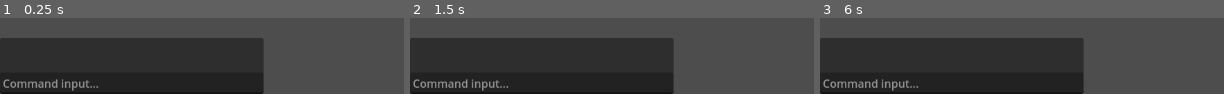
Above: before the commit, frames 1-3 (left to right).
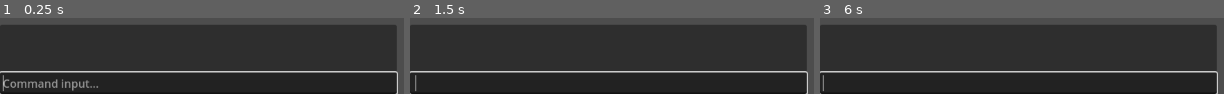
Above: after the commit, the same moments.

Repository: Re50N4NC3/godot4-console-manager
Game: Godot game, scene res://Console/Examples/JustConsole.tscn
The game is run twice, just before and just after one commit, with the same random seed, the same clock (stepped at 60 frames per second) and the same inputs. The project has no main scene, so this scene is started directly.
Inputs:
- Up to frame 1 (0.25 s): no input
- Up to frame 2 (1.5 s): tap Enter at 0.5 s; hold Up 0.53-1.28 s; tap Space at 1.25 s; hold Down from 1.28 s (still down)
- Up to frame 3 (6 s): tap Enter at 2, 3.5 s; release Down at 2.03 s; hold Up 2.03-3.53 s; tap Space at 2.75, 4.25 s; hold Down 3.53-5.78 s; hold Up from 5.78 s (still down)

The runs differ from the first frame. In frame 1, 43% of the frame differs, in the area x 0-99%, y 9-100%; in frame 2, 44%; in frame 3, 44%.

Commit message:
Removed ui script and improved clarity

Diff:
--- a/Console/Console.tscn
+++ b/Console/Console.tscn
@@ -1,11 +1,11 @@
-[gd_scene load_steps=3 format=3 uid="uid://bnyex0wf3ydo5"]
+[gd_scene load_steps=2 format=3 uid="uid://bnyex0wf3ydo5"]
 
-[ext_resource type="Script" uid="uid://dkbbq2sygk8ue" path="res://Console/console_ui.gd" id="1_h13bp"]
 [ext_resource type="Script" uid="uid://d1qds34rr1qty" path="res://Console/console.gd" id="2_kv87d"]
 
 [node name="ConsoleCanvas" type="CanvasLayer"]
+layer = 100
 
-[node name="ConsoleUi" type="Control" parent="." node_paths=PackedStringArray("console_log", "console_input")]
+[node name="ConsoleUi" type="Control" parent="."]
 layout_mode = 3
 anchors_preset = 15
 anchor_right = 1.0
@@ -15,17 +15,15 @@
 size_flags_horizontal = 0
 size_flags_vertical = 0
 mouse_filter = 2
-script = ExtResource("1_h13bp")
-console_log = NodePath("PanelContainer/VBoxContainer/ConsoleLog")
-console_input = NodePath("PanelContainer/VBoxContainer/ConsoleInput")
 
 [node name="PanelContainer" type="PanelContainer" parent="ConsoleUi"]
+custom_minimum_size = Vector2(300, 100)
 layout_mode = 1
 anchors_preset = 2
 anchor_top = 1.0
 anchor_bottom = 1.0
-offset_top = -81.0
-offset_right = 380.0
+offset_top = -100.0
+offset_right = 572.0
 grow_vertical = 0
 
 [node name="VBoxContainer" type="VBoxContainer" parent="ConsoleUi/PanelContainer"]
@@ -45,10 +43,12 @@
 scroll_following = true
 autowrap_mode = 0
 
-[node name="ConsoleInput" type="LineEdit" parent="ConsoleUi/PanelContainer/VBoxContainer" node_paths=PackedStringArray("log_display")]
+[node name="ConsoleInput" type="LineEdit" parent="ConsoleUi/PanelContainer/VBoxContainer" node_paths=PackedStringArray("log_display", "canvas")]
 layout_mode = 2
 placeholder_text = "Command input..."
+keep_editing_on_text_submit = true
 caret_blink = true
 caret_blink_interval = 0.1
 script = ExtResource("2_kv87d")
 log_display = NodePath("../ConsoleLog")
+canvas = NodePath("../../../..")
--- a/Console/console.gd
+++ b/Console/console.gd
@@ -12,10 +12,15 @@
 # Dictionary to store registered commands
 var commands: Dictionary = {}
 
+# Node references
+@export var canvas: CanvasLayer
+
 # Settings
 @export_category("Console settings")
 @export_range(2, 100, 1) var command_history_limit: int = 40
 @export var print_to_godot_output_terminal: bool = true
+@export var console_key: Key = KEY_QUOTELEFT
+@export var initially_visible: bool = true
 
 @export_group("Text colors")
 @export var text_color_message: Color = Color.WHITE
@@ -28,6 +33,8 @@
 func _ready() -> void:
 	text_submitted.connect(_on_text_submitted)
 	keep_editing_on_text_submit = true  # Required for 4.4
+	if initially_visible:
+		grab_focus()
 
 	# Built-in commands
 	register_command("help", _cmd_help, "Shows all available commands")
@@ -97,14 +104,14 @@
 
 func _input(event: InputEvent) -> void:
 	if event is InputEventKey and event.is_released():
-		if event.keycode == KEY_QUOTELEFT:
-			visible = !visible
-			if visible:
+		if event.keycode == console_key:
+			canvas.set_visible(!canvas.is_visible())
+			if canvas.is_visible():
 				grab_focus()
 			text = ""
 
 		# Command history navigation
-		if visible:
+		if canvas.is_visible():
 			if event.keycode == KEY_UP:
 				_navigate_history(1)
 				get_viewport().set_input_as_handled()
@@ -146,7 +153,6 @@
 	else:
 		# Set text to the historical command
 		text = command_history[command_history.size() - 1 - history_index]
-
 	caret_column = text.length()
 
 # -----------------------------
--- a/Console/console_ui.gd
+++ /dev/null
@@ -1,19 +0,0 @@
-extends Control
-class_name ConsoleUi
-
-@export var console_log: RichTextLabel
-@export var console_input: Console
-
-func _ready() -> void:
-	console_input.log_display = console_log
-	console_input.command_executed.connect(_on_command_executed)
-
-func _on_command_executed(_command: String, _args: Array[String]) -> void:
-	pass
-
-func _input(event: InputEvent) -> void:
-	if event is InputEventKey and event.is_released():
-		if event.keycode == KEY_QUOTELEFT:
-			visible = !visible
-			if visible:
-				console_input.edit()
Not shown, removed: Console/console_ui.gd.uid
Not shown, changed: README.md
